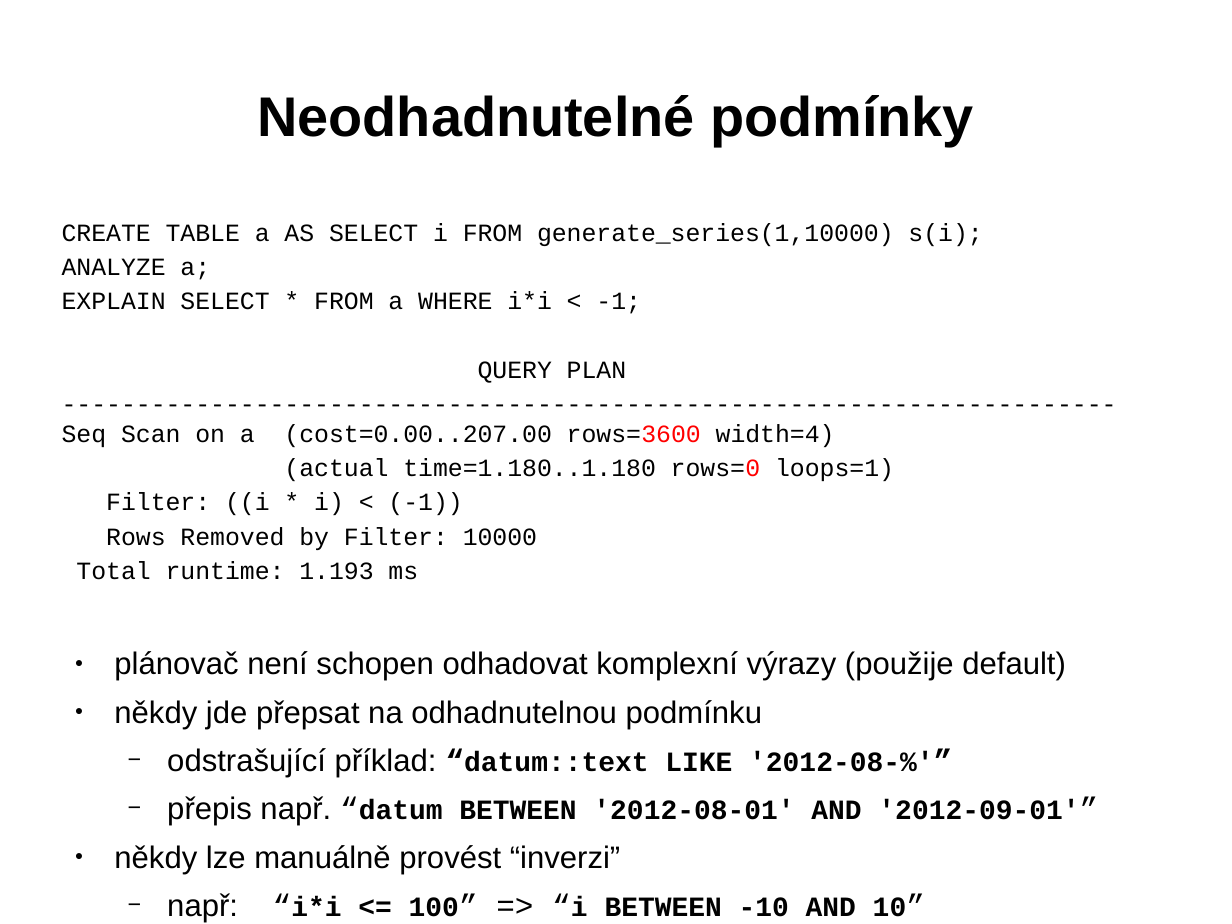
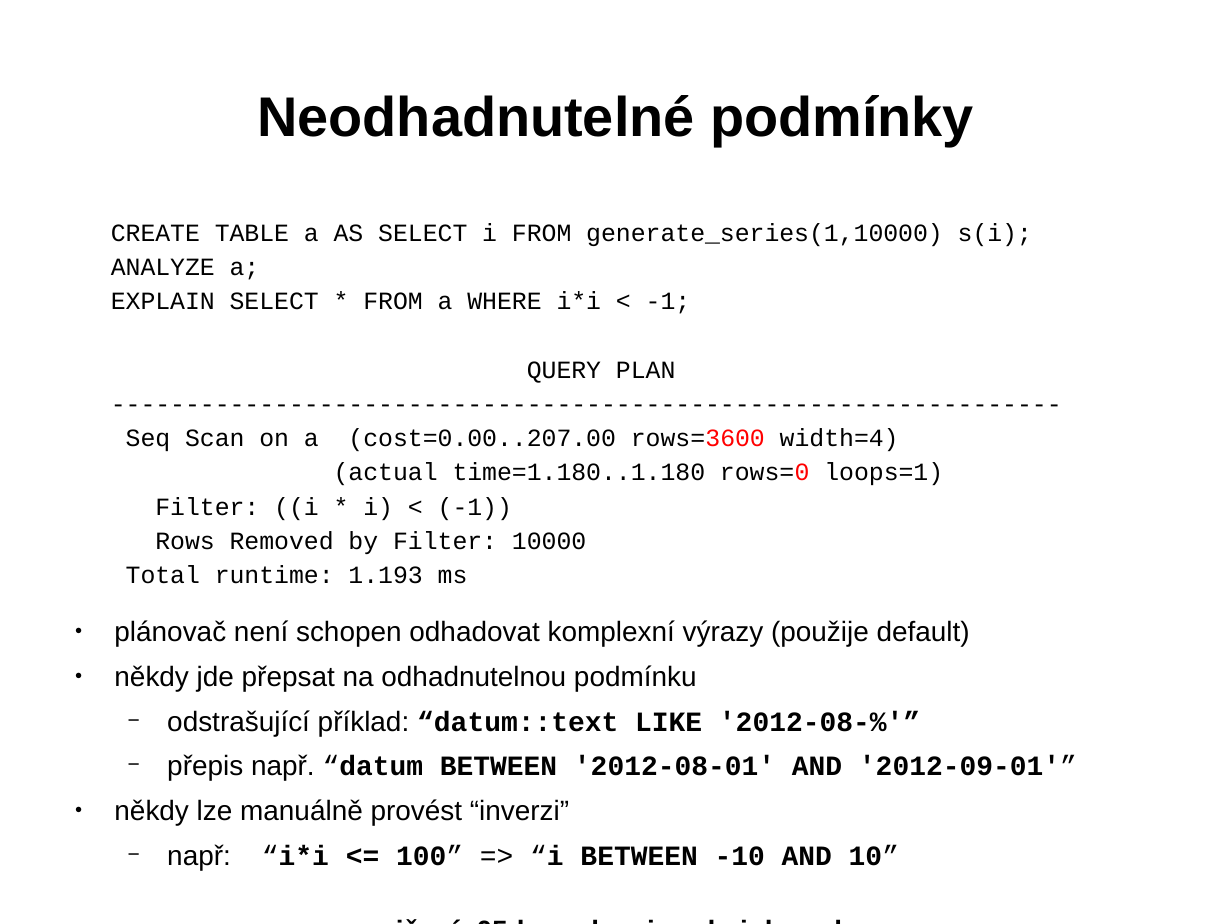
Before and after one commit to tvondra/explain_training, a slide deck: slide 27 of explain-training.odp (slide 29 before the commit). Drawn at 1232x924 pixels with LibreOffice and Linux fonts; fonts in the diff are those of the drawing. Boxes give left, top, right and bottom in pixels: in the first picture for what was removed or moved away, otherwise in the second. Text is boxed around its words. In the diff, an @@ line names an element or a change of style, - is before the commit and + after.

```diff
--- a/explain-training.odp
+++ b/explain-training.odp
@@ text at bbox=[111, 223, 1077, 870]: paragraph added @@
+cvičení: 05-komplexni-podminky.sql
@@ text at bbox=[111, 223, 1077, 870]: size 20 to 18 pt in "plánovač není schopen odhadovat komplexní výrazy (použije ...", "někdy jde přepsat na odhadnutelnou podmínku", "odstrašující příklad: “datum::text '2012-08-%'”", "přepis např. “datum '2012-09-01'”" and 2 more places; indent changed @@
@@ text at bbox=[126, 428, 899, 451]: text changed @@
------------------------------------------------------------------------ Seq Scan on a (cost=0.00..207.00 rows=3600 width=4)
+----------------------------------------------------------------
+Seq Scan on a (cost=0.00..207.00 rows=3600 width=4)
```
Also in this commit, not shown: 17 other slides changed, 6 slides removed, 14 other files.
